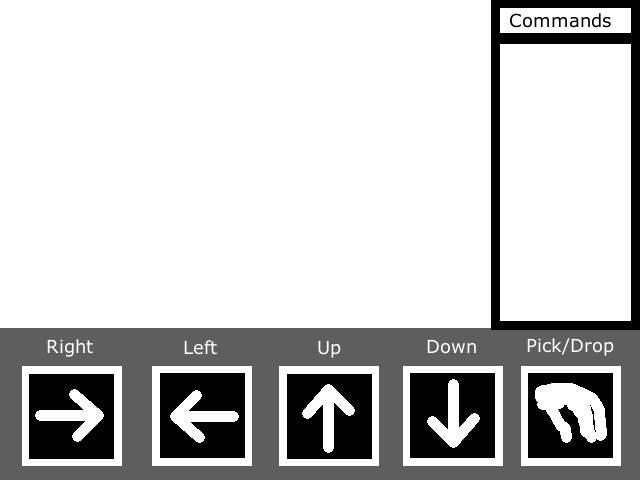
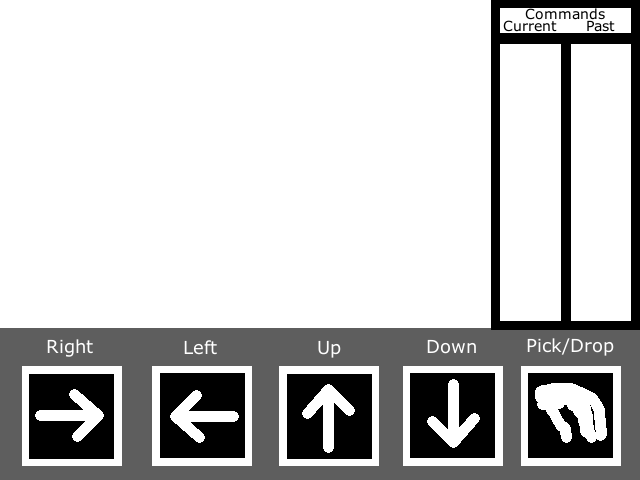
Comparing the layer stacks of the two 640 x 480 images. Changes:
added layer "Current" in group "Layer Group #5" over (503, 20, 557, 32)
added layer "Layer #14" in group "Layer Group #5" over (561, 44, 571, 321)
added layer "Past" in group "Layer Group #5" over (587, 20, 615, 32)
painted on "Commands" over (510, 8, 611, 28)
